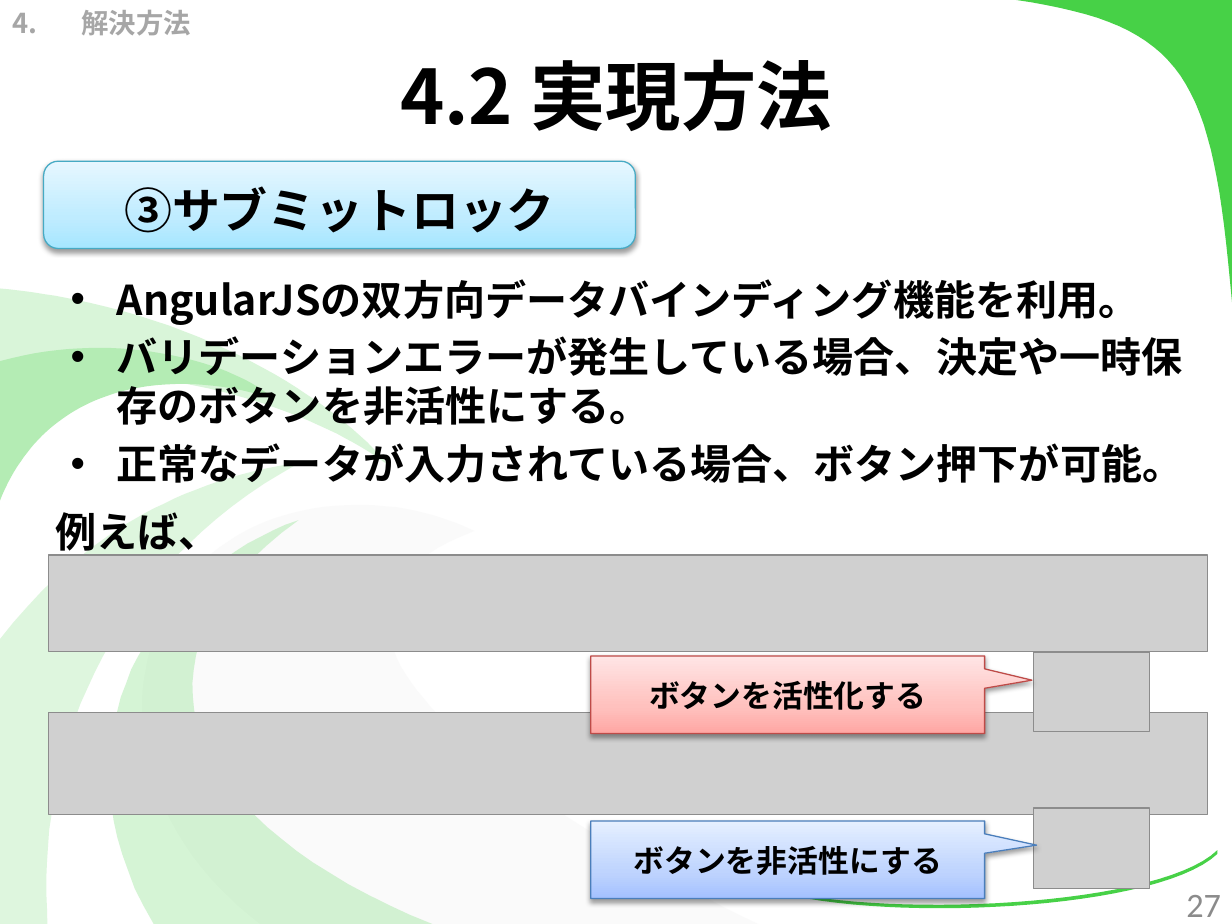
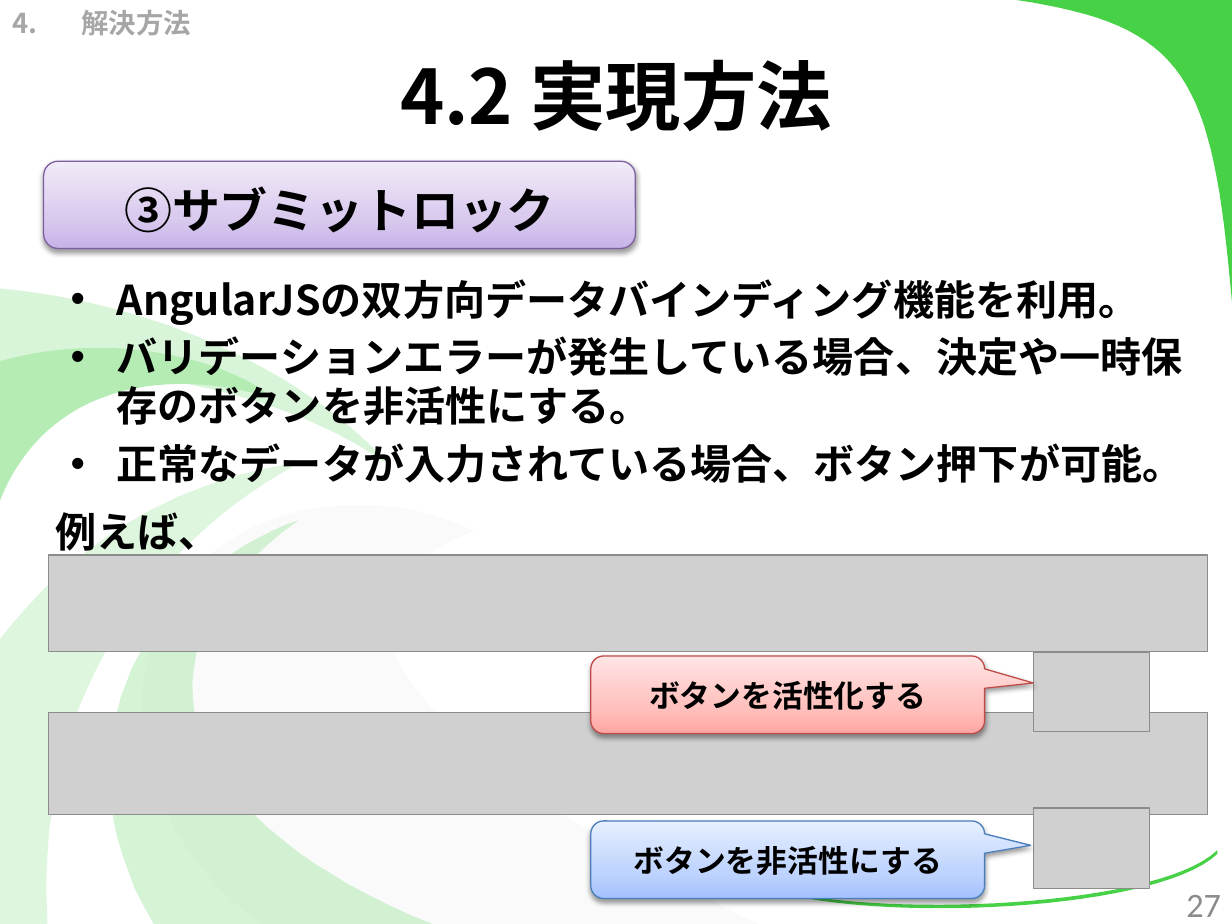
Before and after one commit to kotaro0717/Report-Management, a slide deck: slide 27 of PowerPoint/report_hokada.pptx. Drawn at 1232x924 pixels with LibreOffice and Linux fonts; fonts in the diff are those of the drawing; grey boxes stand for pictures. Boxes give left, top, right and bottom in pixels: in the first picture for what was removed or moved away, otherwise in the second. Text is boxed around its words. In the diff, an @@ line names an element or a change of style, - is before the commit and + after.

```diff
--- a/PowerPoint/report_hokada.pptx
+++ b/PowerPoint/report_hokada.pptx
@@ rounded rectangle "③サブミットロック" at (x1=43, y1=161, x2=634, y2=249): fill gradient #A7E6FF to #C1EDFF to #E7F8FF to gradient #C9B5E8 to #D8CBEE to #F0EAF9; outline #46AAC5 0.75 pt to #7D60A0 0.75 pt @@
@@ rounded speech box "ボタンを活性化する" at (x1=591, y1=655, x2=986, y2=733): speech box to rounded speech box @@
@@ rounded speech box "ボタンを非活性にする" at (x1=591, y1=821, x2=986, y2=898): speech box to rounded speech box @@
```
Also in this commit, not shown: 5 other slides changed, 1 other file.
